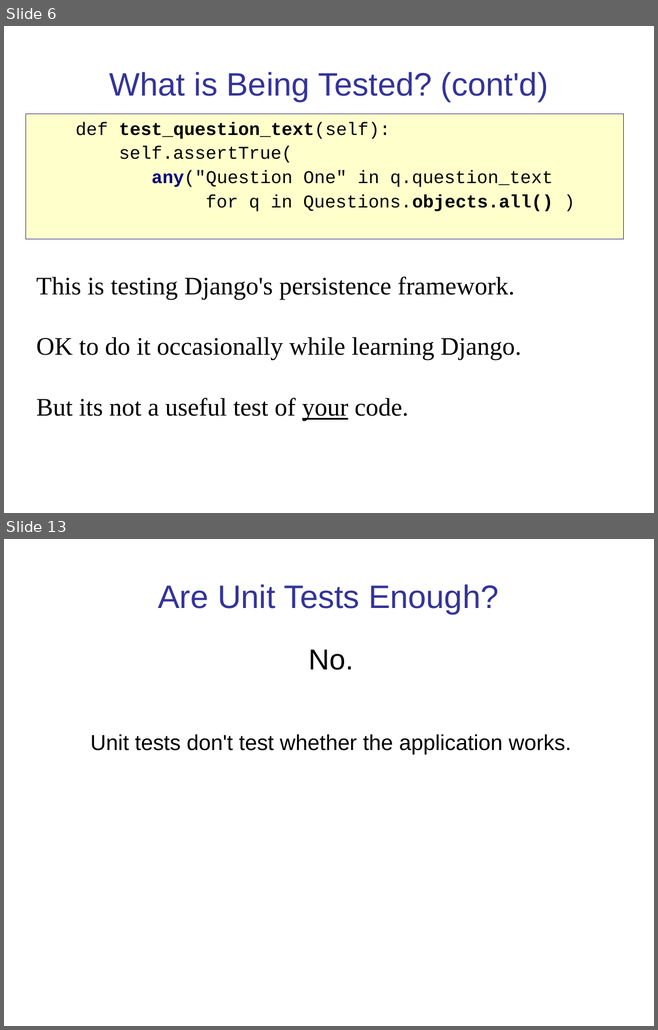
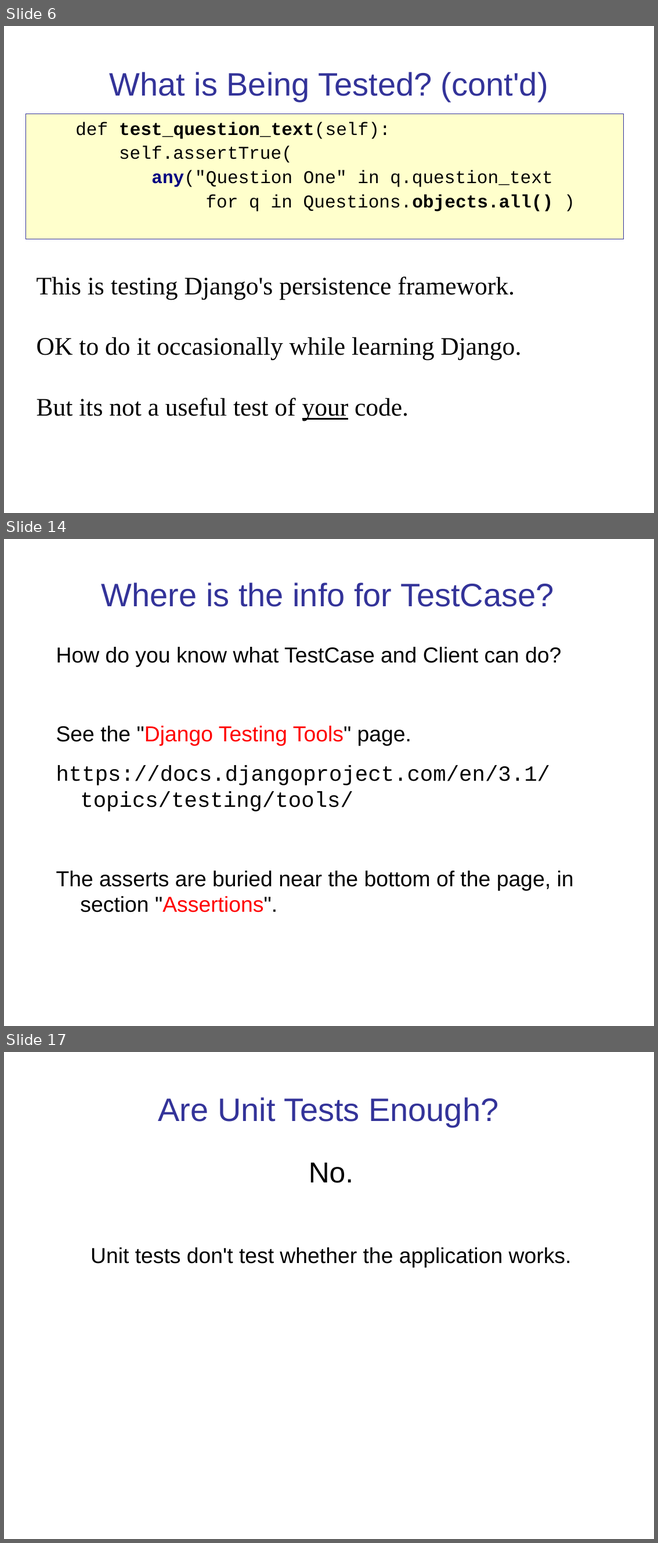
Before and after one commit to cpske/ISP, a slide deck: testing/WebTesting.ppt. Shown one above the other, each under a label of ours: slides 6 and 13 before the commit, slides 6, 14 and 17 after it; the slides between them are not shown. The pictures are 658x1030 and 658x1543 pixels, drawn with LibreOffice and Linux fonts; fonts in the diff are those of the drawing. Boxes give left, top, right and bottom in pixels: in the first picture for what was removed or moved away, otherwise in the second. Text is boxed around its words. In the diff, an @@ line names an element or a change of style, - is before the commit and + after.

Commit message:
add some web testing slides

```diff
--- a/testing/WebTesting.ppt
+++ b/testing/WebTesting.ppt
@@ slide 14 added at box(4, 539, 654, 1026), background #FFFFFF @@
@@ title added at box(101, 583, 553, 607), 36 pt, text #333399 @@
+Where is the info for TestCase?
@@ text added at box(56, 647, 574, 913), 24 pt, text #000000 @@
+How do you know what TestCase and Client can do?
+See the "Django Testing Tools" page.
+https://docs.djangoproject.com/en/3.1/topics/testing/tools/
+The asserts are buried near the bottom of the page, in section "Assertions".
@@ what was slide 13 is now slide 17 @@
```
Also in this commit, not shown: 10 slides changed, 3 other slides added, 1 other file.
